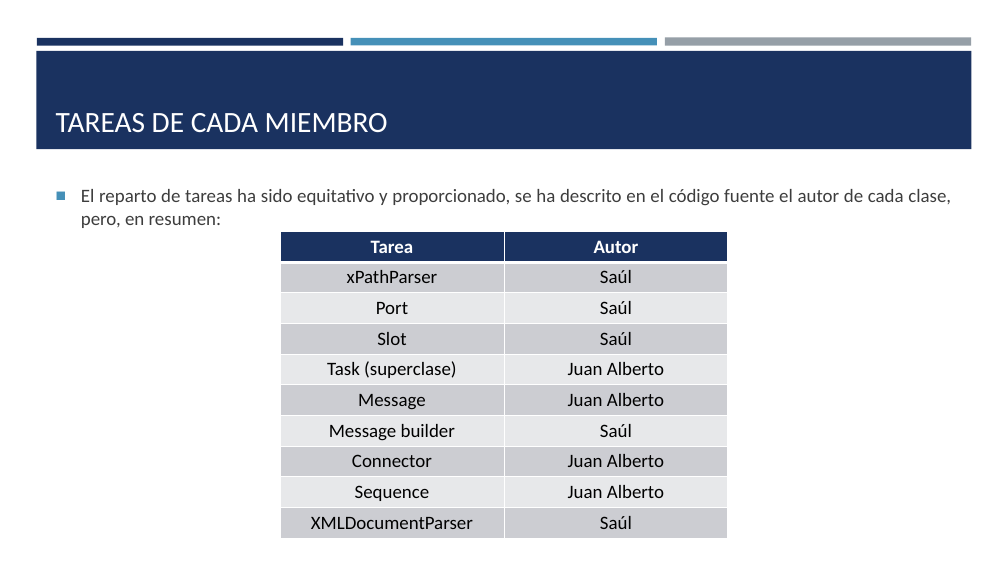
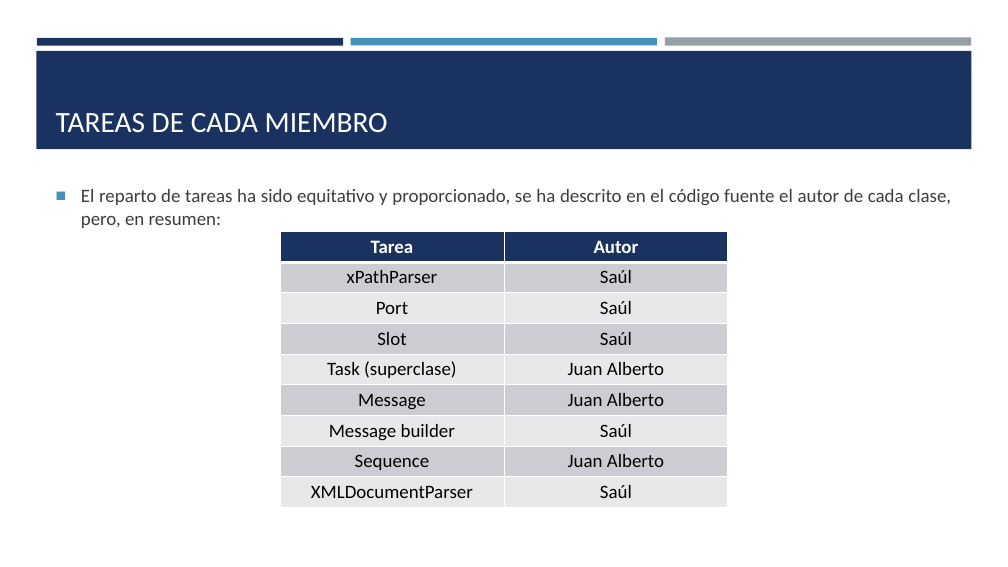
Before and after one commit to SaulRC1/Integracion-de-la-informacion-y-aplicaciones, a slide deck: slide 4 of Practicas/Practica 1 - Implementacion CAFE/documentation/Presentacion DSL + Cafe.pptx. Drawn at 1008x567 pixels with LibreOffice and Linux fonts; fonts in the diff are those of the drawing. Boxes give left, top, right and bottom in pixels: in the first picture for what was removed or moved away, otherwise in the second. Text is boxed around its words. In the diff, an @@ line names an element or a change of style, - is before the commit and + after.

```diff
--- a/Practicas/Practica 1 - Implementacion CAFE/documentation/Presentacion DSL + Cafe.pptx
+++ b/Practicas/Practica 1 - Implementacion CAFE/documentation/Presentacion DSL + Cafe.pptx
@@ table at bbox=[280, 231, 727, 507] @@
-row 8: Connector | Juan Alberto
```
Also in this commit, not shown: 1 other slide changed.
